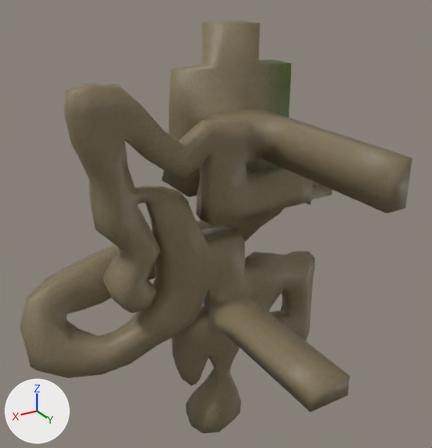
Two versions of the FBX model source/media/model/stage-1-0.fbx, one commit apart.
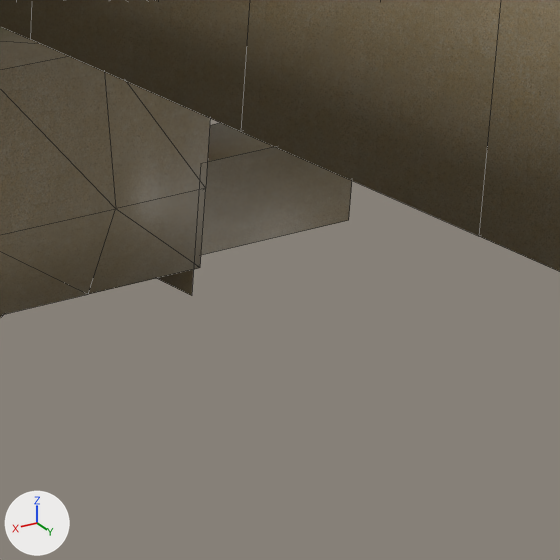
Each version is shown whole from a 50 mm camera at (0.456, 0.725, 0.523) aimed at (-0.208, -0.381, -0.03), then close up on the part from 66% to 83% of the width and 37% to 54% of the height. Lighting does not change. The marker at lower left points along +X, +Y and +Z. The close-ups show mesh edges as thin lines. Where no turn or scale is listed for an object, it has been applied to the vertices.

In view in the first close-up: 'Ground'.
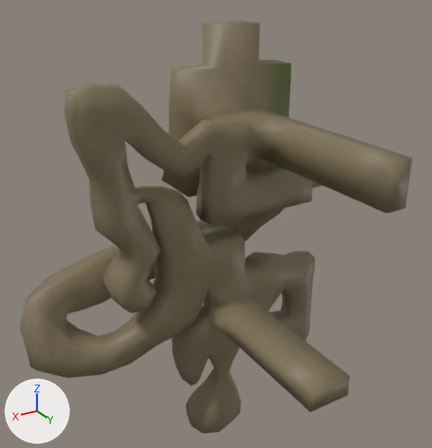
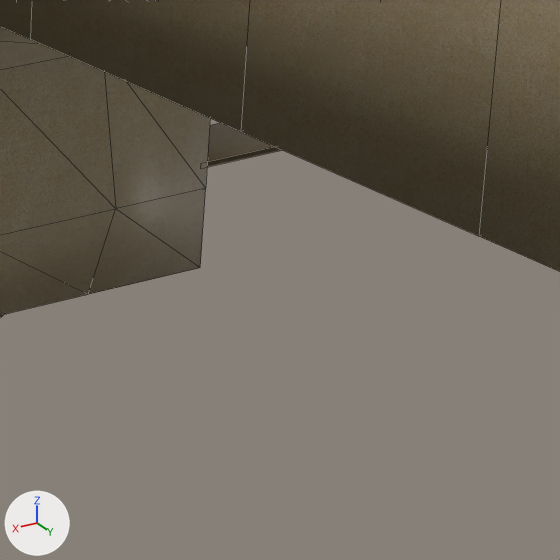
Edits to the bpy script that builds the scene:
```text
Change me_ground:
    used by ob_ground; location = (0.0, 0.0, 0.0)
    verts and faces of me_ground; kept vertices keep their numbers, new ones are numbered from 826
    before: 711 (-0.507, -0.4, 0.0) at pixel (200, 163), 712 (-0.507, -0.4, -0.05) at pixel (191, 295), 803 (-0.606, -0.43, -0.05) at pixel (348, 220), 804 (-0.507, -0.43, -0.05), 805 (-0.507, -0.43, 0.0)
    before: 825 (-0.606, -0.43, 0.0)
    remove me_ground.from_pydata(...)  # 826 vertices, 1572 faces; spans x -0.606..0.231, y -0.658..0.0, z -0.719..0.4
    add me_ground.from_pydata(...)  # 827 vertices, 1573 faces; spans x -0.606..0.231, y -0.658..0.0, z -0.719..0.4
    me_ground part 1
    add delete_vertices([712, 803])  # with the faces that use them
    add verts[804] = (-0.507, -0.43, -0.002)  # moved
    add verts[826] = (-0.507, -0.4, -0.002)  # pixel (200, 168)
    add verts[827] = (-0.606, -0.43, -0.002)
    add verts[828] = (-0.606, -0.4, -0.002)
    add faces += [(804, 827, 828, 826), (711, 805, 804, 826), (804, 805, 825, 827)]  # mat_wall_high__earth_png (picture img_earth_png)
```

Boxes [x1, y1, x2, y2] around the edits, measured in the close-ups (560 x 560 px; the box of a moved part takes in the faces that stretch with it):
part 1 of me_ground, moved or reshaped: before [157, 147, 352, 296]; after [207, 147, 281, 167]
